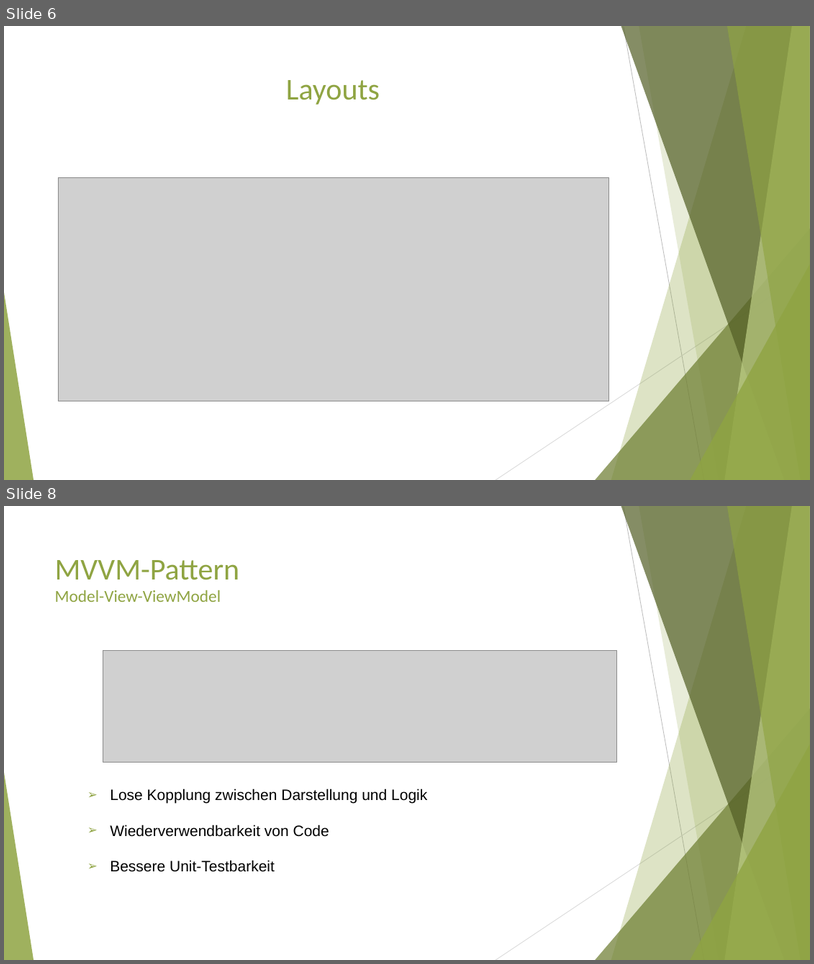
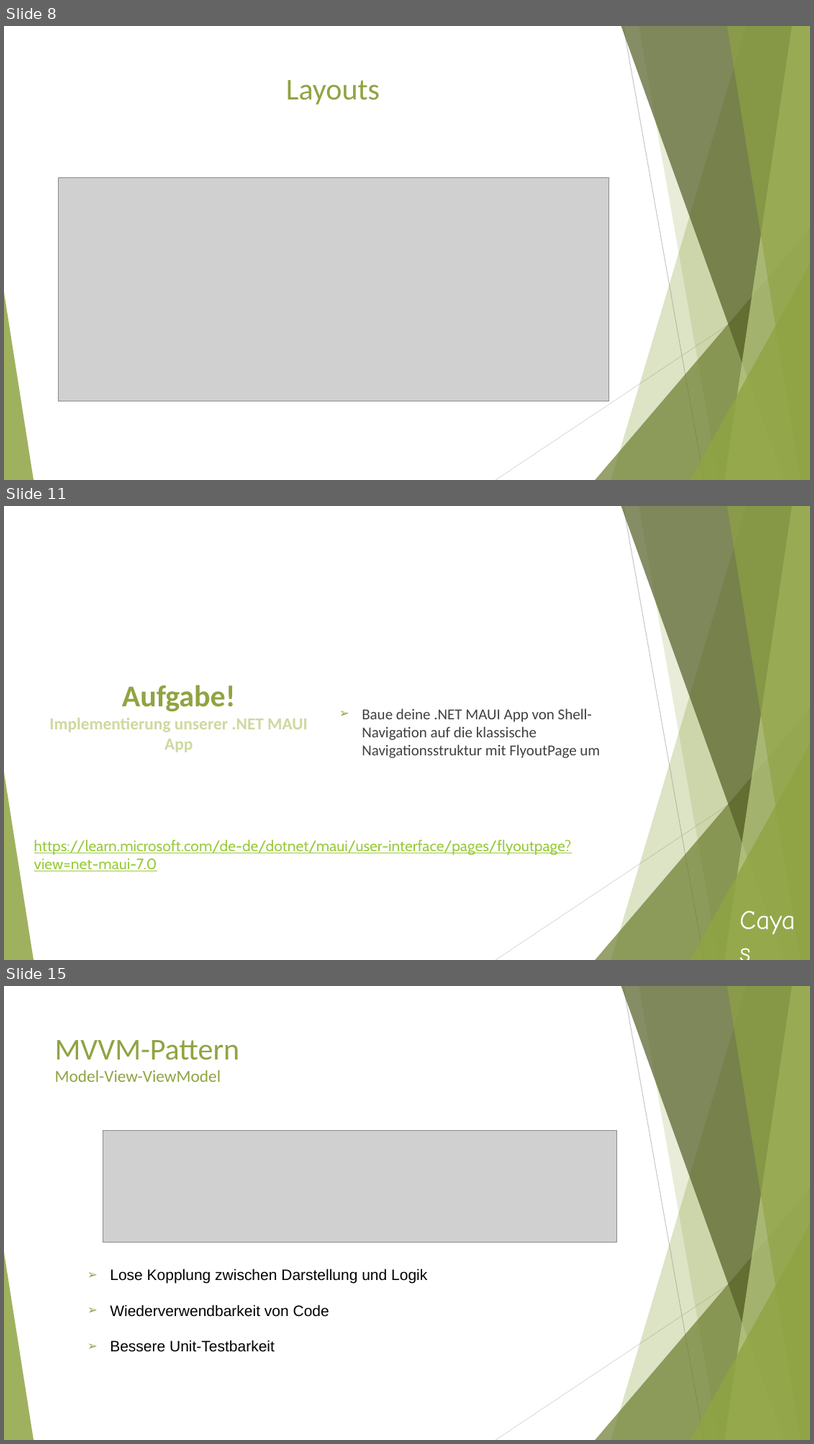
Before and after one commit to F-Goncalves/.NET-MAUI-Workshop-Resources, a slide deck: Workshop-Dotnet-MAUI.pptx. Shown one above the other, each under a label of ours: slides 6 and 8 before the commit, slides 8, 11 and 15 after it; the slides between them are not shown. The pictures are 814x964 and 814x1444 pixels, drawn with LibreOffice and Linux fonts; fonts in the diff are those of the drawing; grey boxes stand for pictures. Boxes give left, top, right and bottom in pixels: in the first picture for what was removed or moved away, otherwise in the second. Text is boxed around its words. In the diff, an @@ line names an element or a change of style, - is before the commit and + after.

```diff
--- a/Workshop-Dotnet-MAUI.pptx
+++ b/Workshop-Dotnet-MAUI.pptx
@@ slide 11 added at bbox=[4, 506, 810, 960], background #FFFFFF; not listed: 10 template elements that a slide beside it also shows @@
@@ title added at bbox=[49, 685, 308, 752], 20 pt, text #CDD99F, bold @@
+Aufgabe!
+Implementierung unserer .NET MAUI App
@@ text added at bbox=[362, 708, 600, 758], 18 pt, text #404040 @@
+➢ Baue deine .NET MAUI App von Shell-Navigation auf die klassische Navigationsstruktur mit FlyoutPage um
@@ text added at bbox=[34, 839, 572, 871], 18 pt, text #99CA3C, underline @@
+https://learn.microsoft.com/de-de/dotnet/maui/user-interface/pages/flyoutpage?view=net-maui-7.0
@@ text added at bbox=[734, 899, 807, 938], 32 pt, text #FFFFFF @@
+Cayas
@@ what was slide 6 is now slide 8 @@
@@ what was slide 8 is now slide 15 @@
```
Also in this commit, not shown: 1 slide changed, 6 other slides added.
